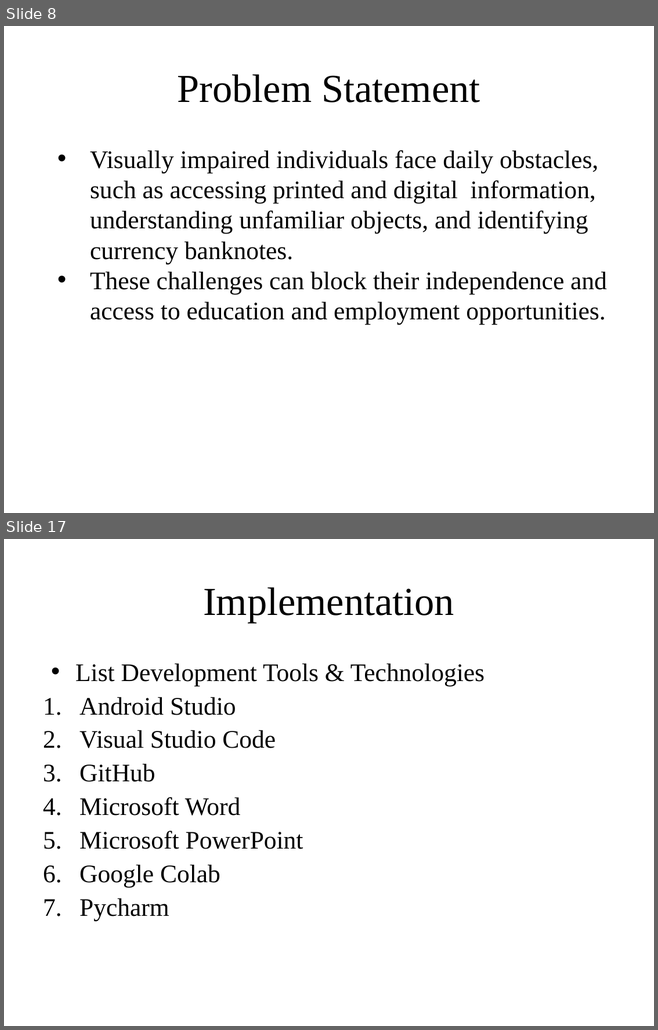
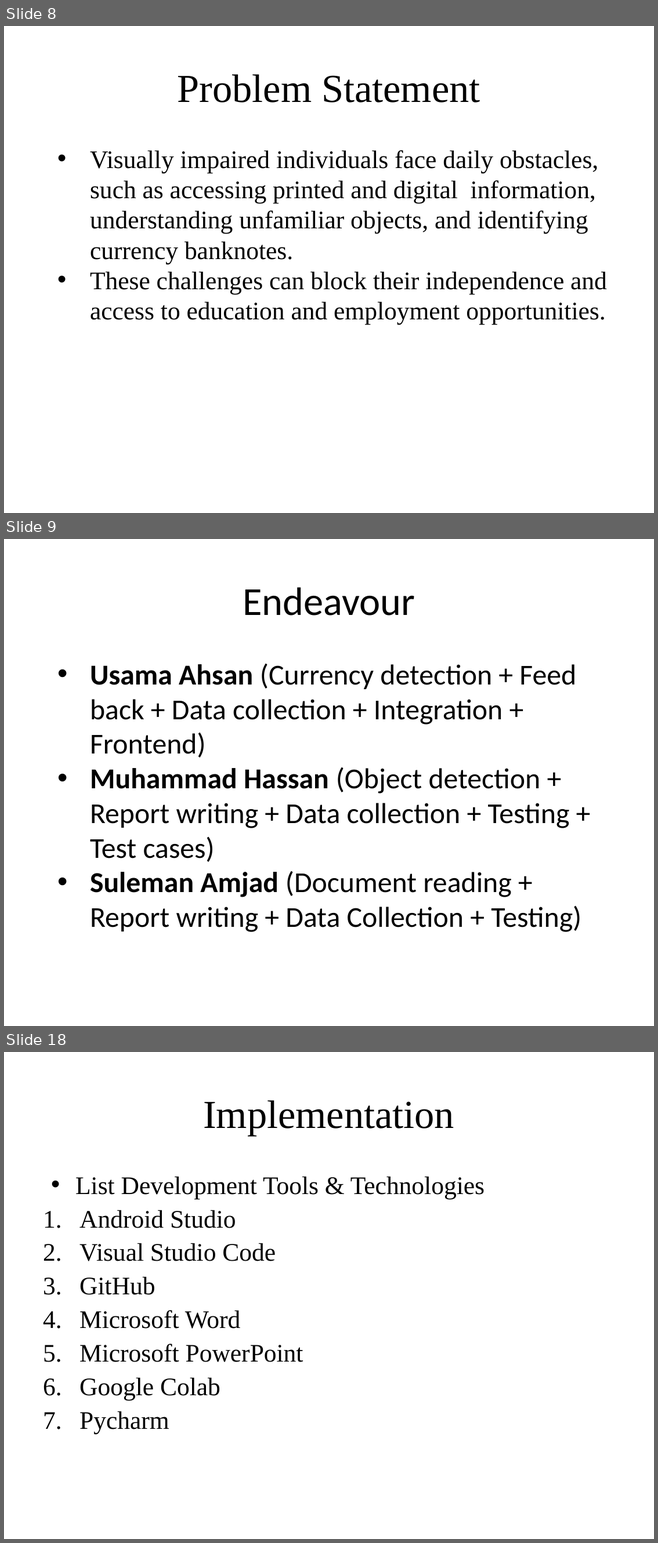
Before and after one commit to usama1123456789/AIEYEGUIDE_FYP1, a slide deck: 07.1 - FYP Presentation_SDP1 (2).pptx. Shown one above the other, each under a label of ours: slides 8 and 17 before the commit, slides 8, 9 and 18 after it; the slides between them are not shown. The pictures are 658x1030 and 658x1543 pixels, drawn with LibreOffice and Linux fonts; fonts in the diff are those of the drawing; background and template pictures are left out. Boxes give left, top, right and bottom in pixels: in the first picture for what was removed or moved away, otherwise in the second. Text is boxed around its words. In the diff, an @@ line names an element or a change of style, - is before the commit and + after.

```diff
--- a/07.1 - FYP Presentation_SDP1 (2).pptx
+++ b/07.1 - FYP Presentation_SDP1 (2).pptx
@@ slide 9 added at bbox=[4, 539, 654, 1026], background picture (left out) @@
@@ title added at bbox=[242, 587, 415, 616], 44 pt, text #000000 @@
+Endeavour
@@ text added at bbox=[90, 664, 581, 932], 32 pt, text #000000 @@
+• Usama Ahsan (Currency detection + Feed back + Data collection + Integration + Frontend)
+• Muhammad Hassan (Object detection + Report writing + Data collection + Testing + Test cases)
+• Suleman Amjad (Document reading + Report writing + Data Collection + Testing)
@@ what was slide 17 is now slide 18 @@
```
Also in this commit, not shown: 4 slides changed, 9 other slides added, 17 slides removed.
